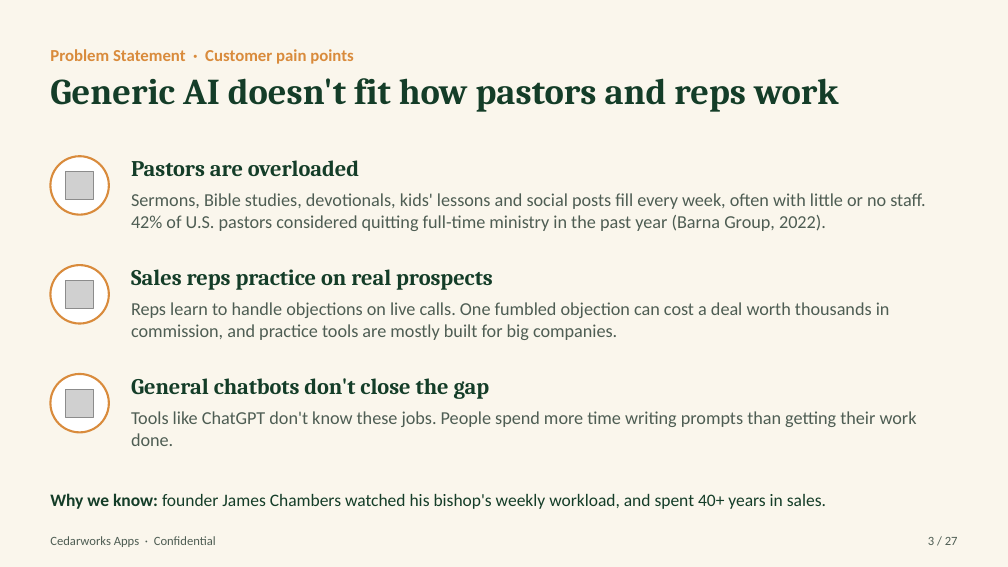
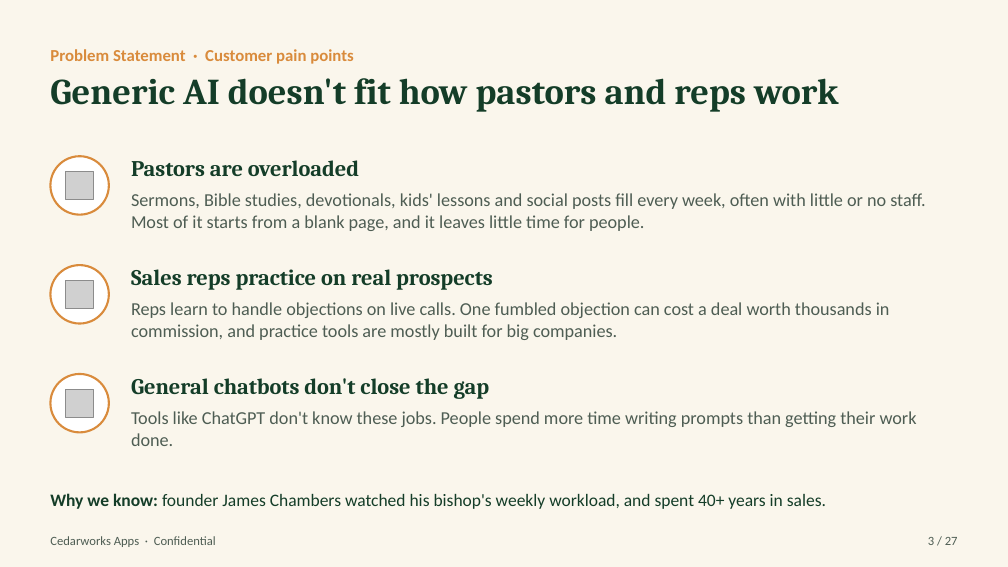
Before and after one commit to Pastorai1/Cedarworksapps, a slide deck: slide 3 of pitch-deck/Cedarworks-Apps-Pitch-Deck.pptx. Drawn at 1008x567 pixels with LibreOffice and Linux fonts; fonts in the diff are those of the drawing; grey boxes stand for pictures. Boxes give left, top, right and bottom in pixels: in the first picture for what was removed or moved away, otherwise in the second. Text is boxed around its words. In the diff, an @@ line names an element or a change of style, - is before the commit and + after.

```diff
--- a/pitch-deck/Cedarworks-Apps-Pitch-Deck.pptx
+++ b/pitch-deck/Cedarworks-Apps-Pitch-Deck.pptx
@@ text at [131,193,925,231]: text changed @@
-Sermons, Bible studies, devotionals, kids' lessons and social posts fill every week, often with little or no staff. 42% of U.S. pastors considered quitting full-time ministry in the past year (Barna Group, 2022).
+Sermons, Bible studies, devotionals, kids' lessons and social posts fill every week, often with little or no staff. Most of it starts from a blank page, and it leaves little time for people.
```
Also in this commit, not shown: 4 other files.
